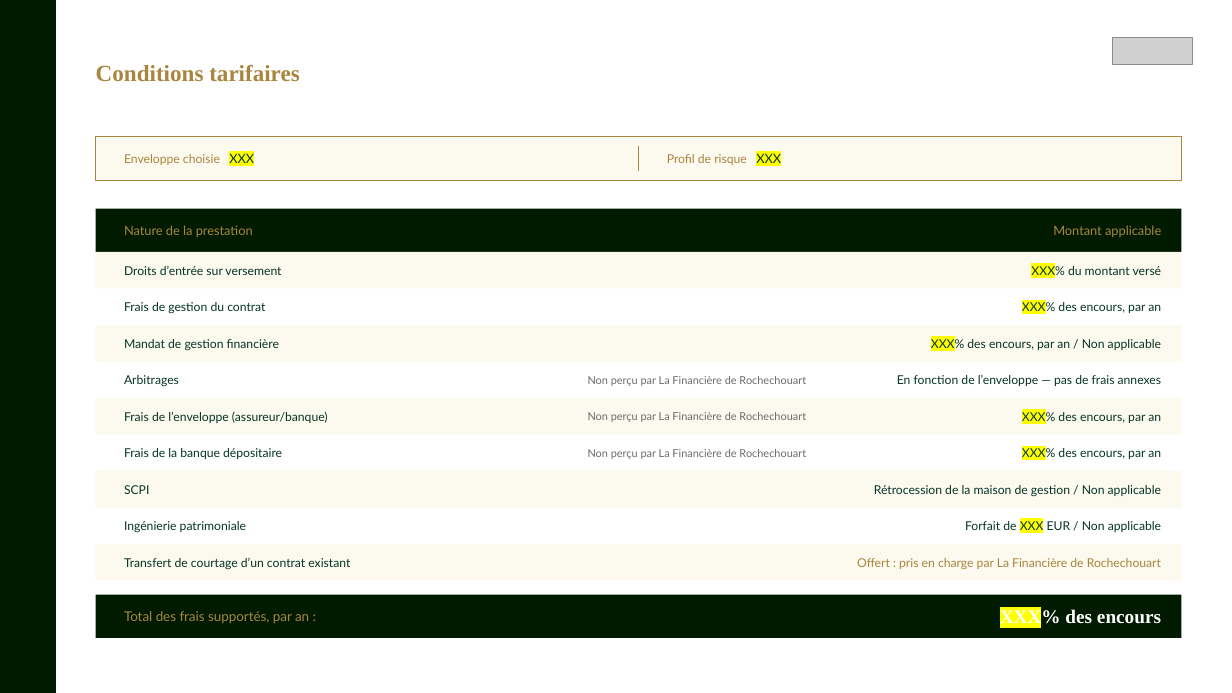
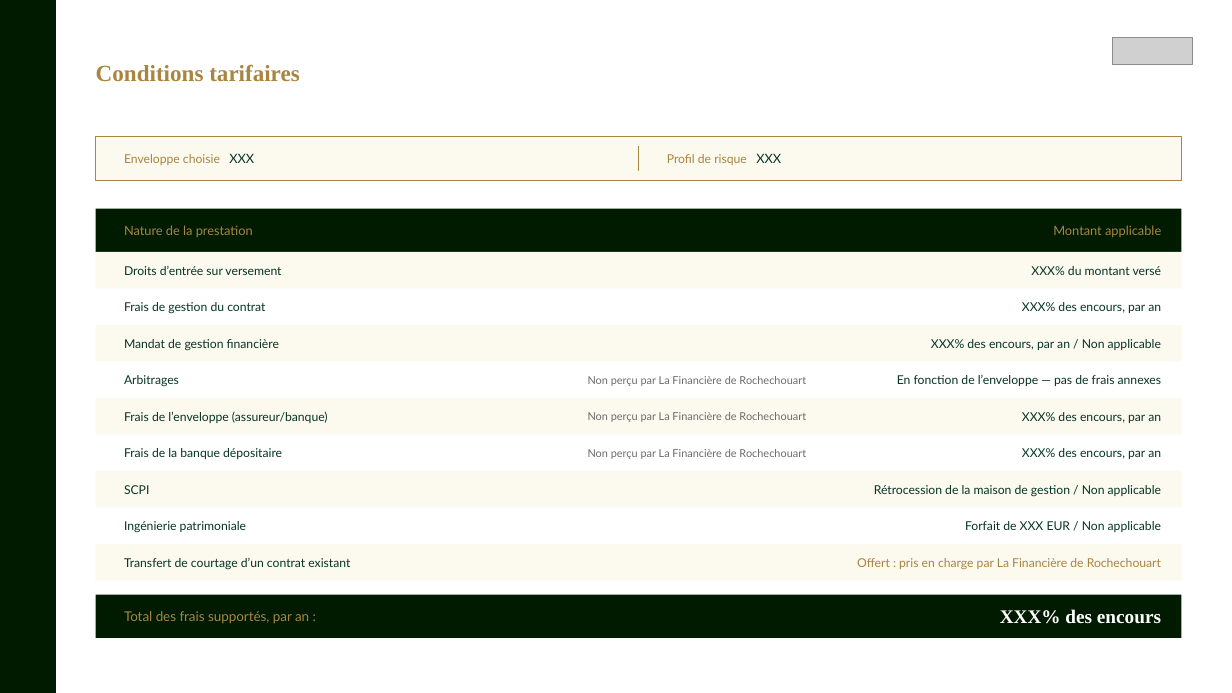
Before and after one commit to comptoir-investisseurs/comptoir-investisseurs, a slide deck: slide 80 of assets/docs/lfdr-presentation-r2.pptx. Drawn at 1232x693 pixels with LibreOffice and Linux fonts; fonts in the diff are those of the drawing; grey boxes stand for pictures; background and template pictures are left out. Boxes give left, top, right and bottom in pixels: in the first picture for what was removed or moved away, otherwise in the second. Text is boxed around its words. In the diff, an @@ line names an element or a change of style, - is before the commit and + after.

```diff
--- a/assets/docs/lfdr-presentation-r2.pptx
+++ b/assets/docs/lfdr-presentation-r2.pptx
@@ highlight #FFFF00 to none in "XXX" in 3 elements at [124, 153, 254, 165], [667, 153, 781, 165], [965, 521, 1161, 532] @@
@@ highlight #FFFF00 to none in "XXX%" in 6 elements at [1031, 266, 1162, 275], [1022, 302, 1161, 313], [931, 339, 1161, 350], [1022, 412, 1161, 423], [1022, 448, 1161, 459], [1000, 609, 1161, 624] @@
```
Also in this commit, not shown: 1 other slide changed, 4 other files.
